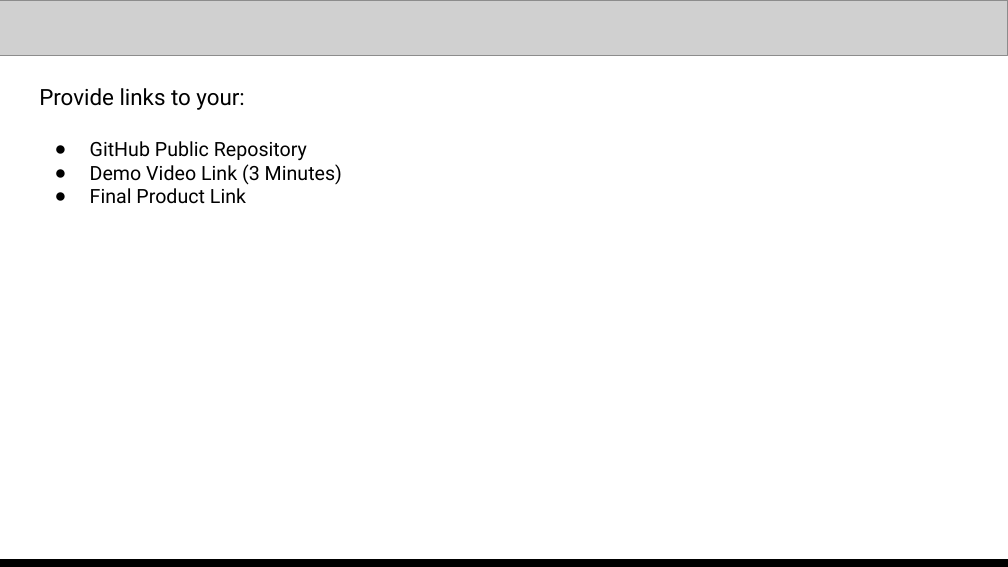
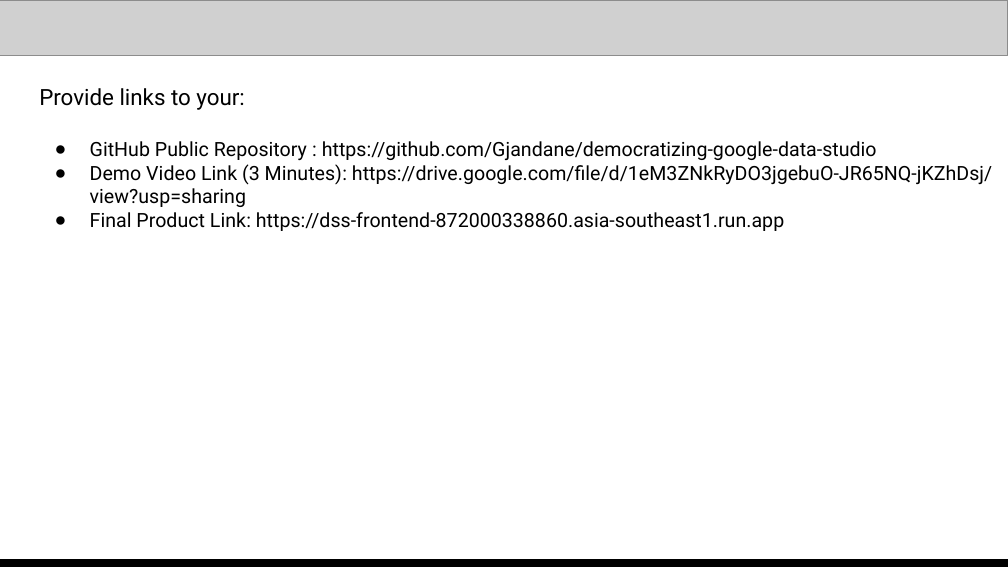
Before and after one commit to Gjandane/democratizing-google-data-studio, a slide deck: slide 14 of Submission Template _ AI Builder Cup.pptx. Drawn at 1008x567 pixels with LibreOffice and Linux fonts; fonts in the diff are those of the drawing; grey boxes stand for pictures. Boxes give left, top, right and bottom in pixels: in the first picture for what was removed or moved away, otherwise in the second. Text is boxed around its words. In the diff, an @@ line names an element or a change of style, - is before the commit and + after.

```diff
--- a/Submission Template _ AI Builder Cup.pptx
+++ b/Submission Template _ AI Builder Cup.pptx
@@ text at [90, 141, 992, 231]: text changed @@
-● GitHub Public Repository
-● Demo Video Link (3 Minutes)
-● Final Product Link
+● GitHub Public Repository : https://github.com/Gjandane/democratizing-google-data-studio
+● Demo Video Link (3 Minutes): https://drive.google.com/file/d/1eM3ZNkRyDO3jgebuO-JR65NQ-jKZhDsj/view?usp=sharing
+● Final Product Link: https://dss-frontend-872000338860.asia-southeast1.run.app
```
Also in this commit, not shown: 3 other files.
